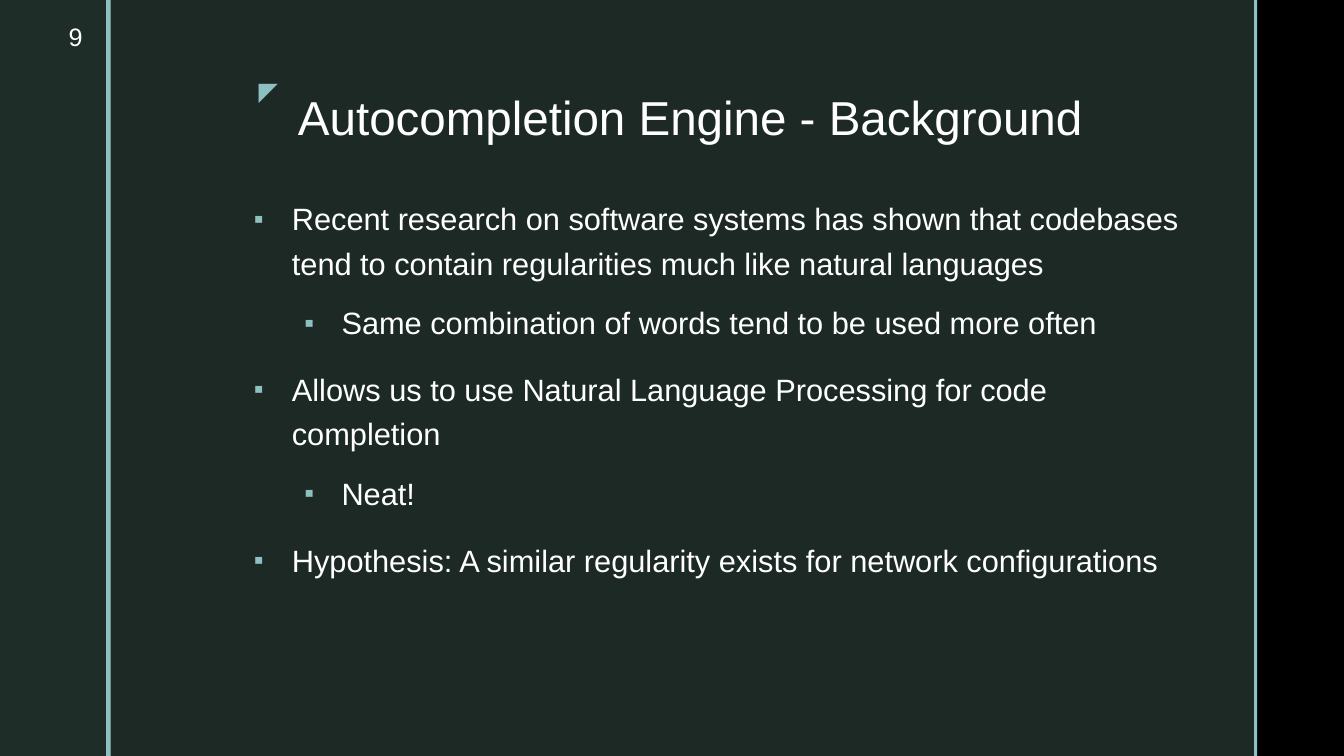
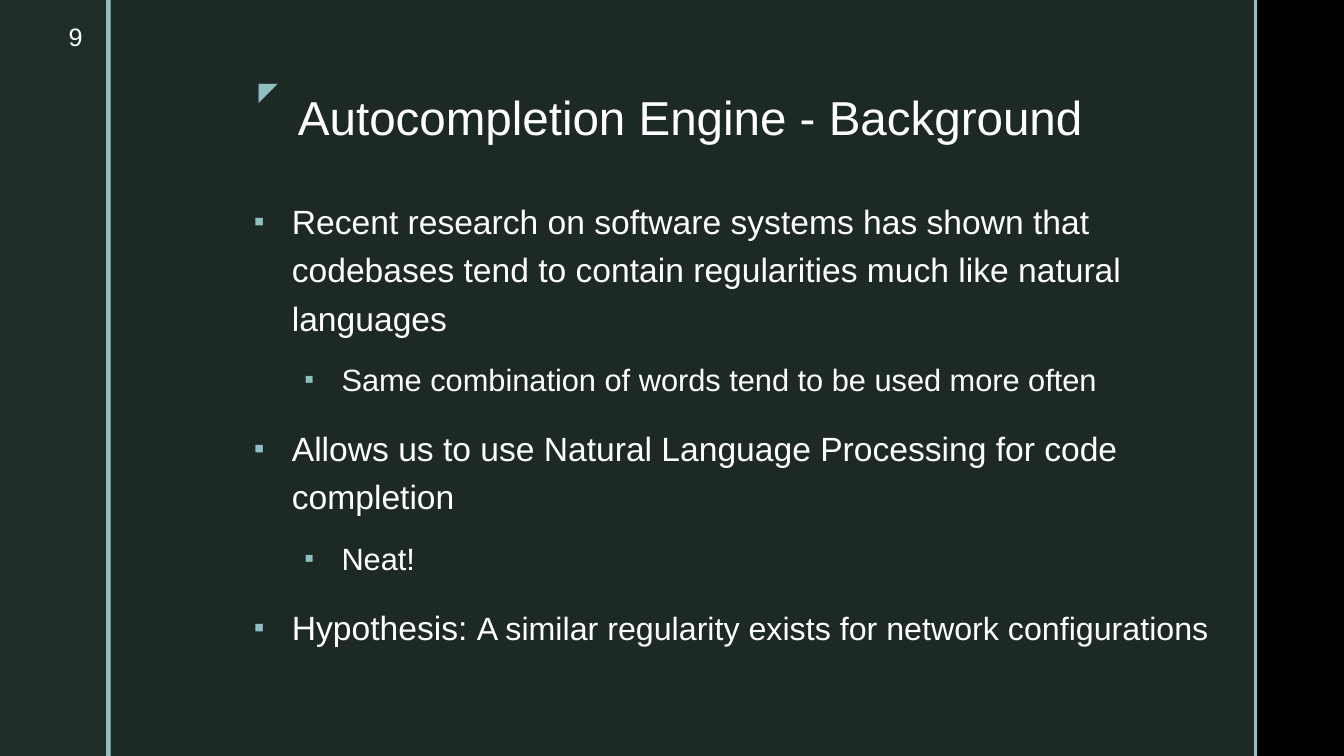
Before and after one commit to ahsanMah/config-completion, a slide deck: slide 9 of Final Presentation.pptx. Drawn at 1344x756 pixels with LibreOffice and Linux fonts; fonts in the diff are those of the drawing; background and template pictures are left out. Boxes give left, top, right and bottom in pixels: in the first picture for what was removed or moved away, otherwise in the second. Text is boxed around its words. In the diff, an @@ line names an element or a change of style, - is before the commit and + after.

```diff
--- a/Final Presentation.pptx
+++ b/Final Presentation.pptx
@@ text at bbox=[292, 209, 1208, 647]: size 22 to 24 pt in "Recent research on software systems has shown ...", "Allows us to use Natural Language Processing ...", "Hypothesis:"; size 22 to 23 pt in "A similar regularity exists for network configurations" @@
```
Also in this commit, not shown: 3 other slides changed, 1 slide added, 10 other files.
